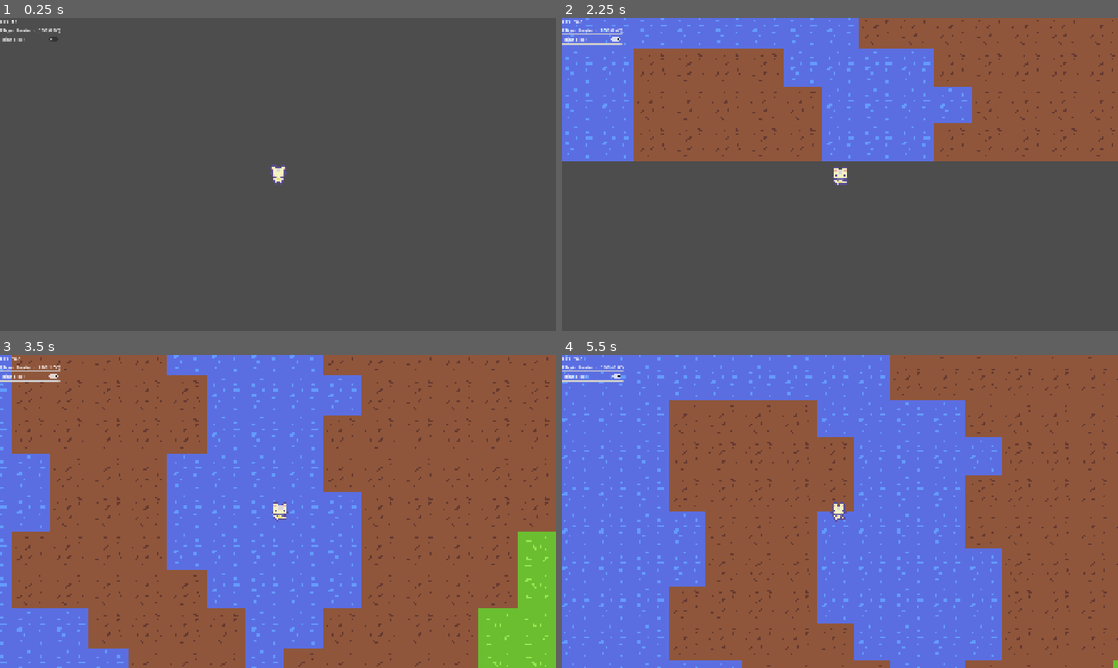
Above: before the commit, frames 1-4 (two rows, left to right).
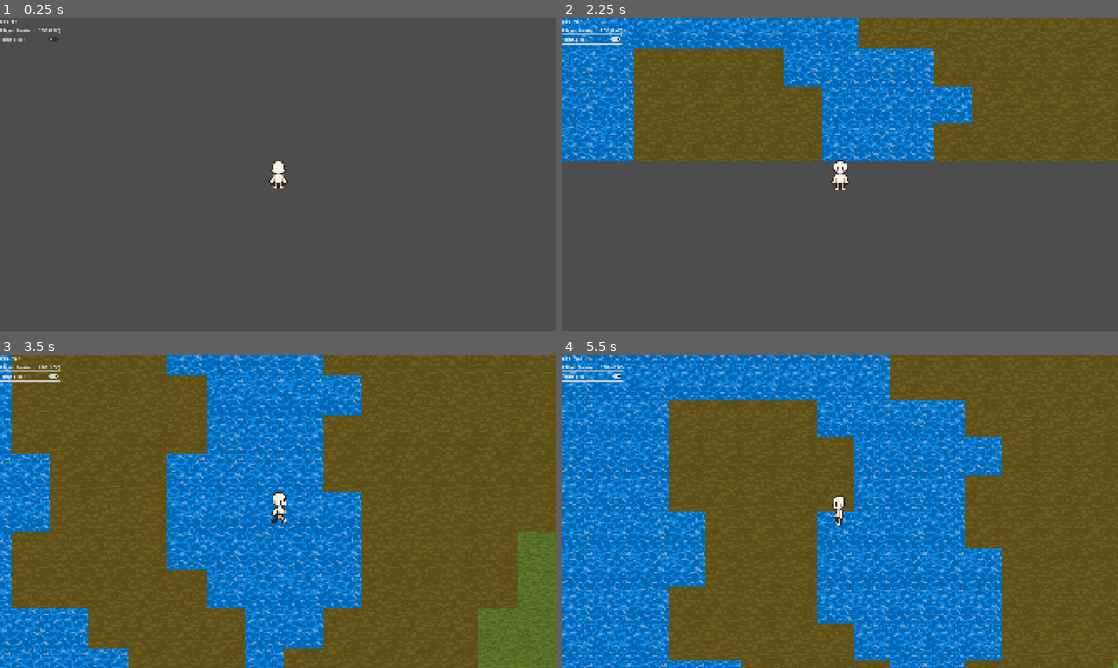
Above: after the commit, the same moments.

Repository: zzxn/rim-lab
Game: Godot game, scene res://scenes/main.tscn
Same seed, same stepped clock (60 frames per second), same inputs: the game is played once before the commit and once after it.
Inputs (mouse positions are in pixels of both pictures, inside the frame that each line leads up to):
- Up to frame 1 (0.25 s): no input
- Up to frame 2 (2.25 s): click "Hint Block" at 0.5 s; move the mouse to (962, 158) at 1.27 s; hold D (move_right) 1.28-2.03 s; hold Mouse wheel up (zoom_in) 1.28-2.03 s; move the mouse to (728, 190) at 2.02 s; hold S (move_down) from 2.03 s (still down); tap Mouse wheel down (zoom_out) at 2.1 s
- Up to frame 3 (3.5 s): move the mouse to (333, 442) at 2.77 s; release S (move_down) at 2.78 s; hold D (move_right) from 2.78 s (still down); hold Mouse wheel up (zoom_in) from 2.78 s (still down)
- Up to frame 4 (5.5 s): move the mouse to (812, 574) at 3.52 s; release D (move_right) at 3.53 s; release Mouse wheel up (zoom_in) at 3.53 s; hold W (move_up) 3.53-4.28 s; tap Mouse wheel down (zoom_out) at 3.6, 5.1 s; move the mouse to (1006, 558) at 4.27 s; hold Mouse wheel up (zoom_in) 4.28-5.03 s; hold A (move_left) from 4.28 s (still down); move the mouse to (673, 464) at 5.02 s

The runs differ from the first frame. In frame 1, 0.2% of the frame differs, in the area x 48-52%, y 45-55%; in frame 2, 45%; in frame 3, 98%; in frame 4, 99%, in the area x 0-100%, y 0-100%.

Commit message:
feat: better tile and player sprite

Diff:
--- a/scenes/main.tscn
+++ b/scenes/main.tscn
@@ -1,54 +1,417 @@
-[gd_scene load_steps=14 format=3 uid="uid://br1ijkgjtu3l1"]
+[gd_scene load_steps=61 format=3 uid="uid://br1ijkgjtu3l1"]
 
 [ext_resource type="Script" uid="uid://cyfhw668q70n1" path="res://scripts/game_controller.gd" id="1_o5qli"]
 [ext_resource type="Script" uid="uid://dg2mu62hjrhtq" path="res://scripts/player.gd" id="4_jyhfs"]
+[ext_resource type="Texture2D" uid="uid://dwed3lpwrygmb" path="res://sprites/player/16x32 Idle-Sheet.png" id="4_o6xl0"]
 [ext_resource type="Script" uid="uid://b2nif2k2amag4" path="res://scripts/debug_info.gd" id="5_tbgi4"]
+[ext_resource type="Texture2D" uid="uid://ci1jera723svv" path="res://sprites/player/16x32 Run Cycle-Sheet.png" id="5_tipki"]
 [ext_resource type="Script" uid="uid://5roew2bk0xk4" path="res://camera_2d.gd" id="6_o6xl0"]
-[ext_resource type="Texture2D" uid="uid://cec6xvbvp5sog" path="res://sprites/player.png" id="6_tefeu"]
 [ext_resource type="TileSet" uid="uid://gkulhukl4y58" path="res://scenes/terrain_tile_set.tres" id="6_tipki"]
 
 [sub_resource type="FastNoiseLite" id="FastNoiseLite_o5qli"]
 seed = 1462195830
 
+[sub_resource type="AtlasTexture" id="AtlasTexture_85g3d"]
+atlas = ExtResource("4_o6xl0")
+region = Rect2(0, 128, 16, 32)
+
+[sub_resource type="AtlasTexture" id="AtlasTexture_choun"]
+atlas = ExtResource("4_o6xl0")
+region = Rect2(16, 128, 16, 32)
+
+[sub_resource type="AtlasTexture" id="AtlasTexture_ya4ey"]
+atlas = ExtResource("4_o6xl0")
+region = Rect2(32, 128, 16, 32)
+
+[sub_resource type="AtlasTexture" id="AtlasTexture_eb6dy"]
+atlas = ExtResource("4_o6xl0")
+region = Rect2(48, 128, 16, 32)
+
+[sub_resource type="AtlasTexture" id="AtlasTexture_5poiv"]
+atlas = ExtResource("4_o6xl0")
+region = Rect2(0, 96, 16, 32)
+
+[sub_resource type="AtlasTexture" id="AtlasTexture_2cjbq"]
+atlas = ExtResource("4_o6xl0")
+region = Rect2(16, 96, 16, 32)
+
+[sub_resource type="AtlasTexture" id="AtlasTexture_chjal"]
+atlas = ExtResource("4_o6xl0")
+region = Rect2(32, 96, 16, 32)
+
+[sub_resource type="AtlasTexture" id="AtlasTexture_cjqg0"]
+atlas = ExtResource("4_o6xl0")
+region = Rect2(48, 96, 16, 32)
+
+[sub_resource type="AtlasTexture" id="AtlasTexture_trceg"]
+atlas = ExtResource("4_o6xl0")
+region = Rect2(0, 0, 16, 32)
+
+[sub_resource type="AtlasTexture" id="AtlasTexture_a8y0u"]
+atlas = ExtResource("4_o6xl0")
+region = Rect2(16, 0, 16, 32)
+
+[sub_resource type="AtlasTexture" id="AtlasTexture_jkv2x"]
+atlas = ExtResource("4_o6xl0")
+region = Rect2(32, 0, 16, 32)
+
+[sub_resource type="AtlasTexture" id="AtlasTexture_jbj1t"]
+atlas = ExtResource("4_o6xl0")
+region = Rect2(48, 0, 16, 32)
+
 [sub_resource type="AtlasTexture" id="AtlasTexture_o6xl0"]
-atlas = ExtResource("6_tefeu")
-region = Rect2(0, 0, 48, 48)
+atlas = ExtResource("4_o6xl0")
+region = Rect2(0, 32, 16, 32)
 
 [sub_resource type="AtlasTexture" id="AtlasTexture_tipki"]
-atlas = ExtResource("6_tefeu")
-region = Rect2(48, 0, 48, 48)
-
-[sub_resource type="AtlasTexture" id="AtlasTexture_85g3d"]
-atlas = ExtResource("6_tefeu")
-region = Rect2(96, 0, 48, 48)
-
-[sub_resource type="AtlasTexture" id="AtlasTexture_choun"]
-atlas = ExtResource("6_tefeu")
-region = Rect2(144, 0, 48, 48)
+atlas = ExtResource("4_o6xl0")
+region = Rect2(16, 32, 16, 32)
+
+[sub_resource type="AtlasTexture" id="AtlasTexture_c6pm6"]
+atlas = ExtResource("4_o6xl0")
+region = Rect2(32, 32, 16, 32)
+
+[sub_resource type="AtlasTexture" id="AtlasTexture_5he1u"]
+atlas = ExtResource("4_o6xl0")
+region = Rect2(48, 32, 16, 32)
+
+[sub_resource type="AtlasTexture" id="AtlasTexture_muem4"]
+atlas = ExtResource("4_o6xl0")
+region = Rect2(0, 64, 16, 32)
+
+[sub_resource type="AtlasTexture" id="AtlasTexture_dp3eg"]
+atlas = ExtResource("4_o6xl0")
+region = Rect2(16, 64, 16, 32)
+
+[sub_resource type="AtlasTexture" id="AtlasTexture_0ld40"]
+atlas = ExtResource("4_o6xl0")
+region = Rect2(32, 64, 16, 32)
+
+[sub_resource type="AtlasTexture" id="AtlasTexture_gqmmt"]
+atlas = ExtResource("4_o6xl0")
+region = Rect2(48, 64, 16, 32)
+
+[sub_resource type="AtlasTexture" id="AtlasTexture_yc10j"]
+atlas = ExtResource("5_tipki")
+region = Rect2(0, 128, 16, 32)
+
+[sub_resource type="AtlasTexture" id="AtlasTexture_jscy8"]
+atlas = ExtResource("5_tipki")
+region = Rect2(16, 128, 16, 32)
+
+[sub_resource type="AtlasTexture" id="AtlasTexture_pm3ni"]
+atlas = ExtResource("5_tipki")
+region = Rect2(32, 128, 16, 32)
+
+[sub_resource type="AtlasTexture" id="AtlasTexture_y6deb"]
+atlas = ExtResource("5_tipki")
+region = Rect2(48, 128, 16, 32)
+
+[sub_resource type="AtlasTexture" id="AtlasTexture_og1vs"]
+atlas = ExtResource("5_tipki")
+region = Rect2(64, 128, 16, 32)
+
+[sub_resource type="AtlasTexture" id="AtlasTexture_2wyq8"]
+atlas = ExtResource("5_tipki")
+region = Rect2(80, 128, 16, 32)
+
+[sub_resource type="AtlasTexture" id="AtlasTexture_vchkt"]
+atlas = ExtResource("5_tipki")
+region = Rect2(0, 96, 16, 32)
+
+[sub_resource type="AtlasTexture" id="AtlasTexture_txyw0"]
+atlas = ExtResource("5_tipki")
+region = Rect2(16, 96, 16, 32)
+
+[sub_resource type="AtlasTexture" id="AtlasTexture_vc5cj"]
+atlas = ExtResource("5_tipki")
+region = Rect2(32, 96, 16, 32)
+
+[sub_resource type="AtlasTexture" id="AtlasTexture_nvyfr"]
+atlas = ExtResource("5_tipki")
+region = Rect2(48, 96, 16, 32)
+
+[sub_resource type="AtlasTexture" id="AtlasTexture_ty1g6"]
+atlas = ExtResource("5_tipki")
+region = Rect2(64, 96, 16, 32)
+
+[sub_resource type="AtlasTexture" id="AtlasTexture_j2jfr"]
+atlas = ExtResource("5_tipki")
+region = Rect2(80, 96, 16, 32)
+
+[sub_resource type="AtlasTexture" id="AtlasTexture_vxglm"]
+atlas = ExtResource("5_tipki")
+region = Rect2(0, 0, 16, 32)
+
+[sub_resource type="AtlasTexture" id="AtlasTexture_2f3dj"]
+atlas = ExtResource("5_tipki")
+region = Rect2(16, 0, 16, 32)
+
+[sub_resource type="AtlasTexture" id="AtlasTexture_yq6so"]
+atlas = ExtResource("5_tipki")
+region = Rect2(32, 0, 16, 32)
+
+[sub_resource type="AtlasTexture" id="AtlasTexture_fv21b"]
+atlas = ExtResource("5_tipki")
+region = Rect2(48, 0, 16, 32)
+
+[sub_resource type="AtlasTexture" id="AtlasTexture_tel4y"]
+atlas = ExtResource("5_tipki")
+region = Rect2(64, 0, 16, 32)
+
+[sub_resource type="AtlasTexture" id="AtlasTexture_qkpxi"]
+atlas = ExtResource("5_tipki")
+region = Rect2(80, 0, 16, 32)
+
+[sub_resource type="AtlasTexture" id="AtlasTexture_bjg73"]
+atlas = ExtResource("5_tipki")
+region = Rect2(0, 32, 16, 32)
+
+[sub_resource type="AtlasTexture" id="AtlasTexture_bu4jf"]
+atlas = ExtResource("5_tipki")
+region = Rect2(16, 32, 16, 32)
+
+[sub_resource type="AtlasTexture" id="AtlasTexture_o7ddy"]
+atlas = ExtResource("5_tipki")
+region = Rect2(32, 32, 16, 32)
+
+[sub_resource type="AtlasTexture" id="AtlasTexture_0loja"]
+atlas = ExtResource("5_tipki")
+region = Rect2(48, 32, 16, 32)
+
+[sub_resource type="AtlasTexture" id="AtlasTexture_ids8r"]
+atlas = ExtResource("5_tipki")
+region = Rect2(64, 32, 16, 32)
+
+[sub_resource type="AtlasTexture" id="AtlasTexture_dnhof"]
+atlas = ExtResource("5_tipki")
+region = Rect2(80, 32, 16, 32)
+
+[sub_resource type="AtlasTexture" id="AtlasTexture_5q0nq"]
+atlas = ExtResource("5_tipki")
+region = Rect2(0, 64, 16, 32)
+
+[sub_resource type="AtlasTexture" id="AtlasTexture_dgi5k"]
+atlas = ExtResource("5_tipki")
+region = Rect2(16, 64, 16, 32)
+
+[sub_resource type="AtlasTexture" id="AtlasTexture_j8jky"]
+atlas = ExtResource("5_tipki")
+region = Rect2(32, 64, 16, 32)
+
+[sub_resource type="AtlasTexture" id="AtlasTexture_kmb1v"]
+atlas = ExtResource("5_tipki")
+region = Rect2(48, 64, 16, 32)
+
+[sub_resource type="AtlasTexture" id="AtlasTexture_fuf3a"]
+atlas = ExtResource("5_tipki")
+region = Rect2(64, 64, 16, 32)
+
+[sub_resource type="AtlasTexture" id="AtlasTexture_pibwh"]
+atlas = ExtResource("5_tipki")
+region = Rect2(80, 64, 16, 32)
 
 [sub_resource type="SpriteFrames" id="SpriteFrames_ya4ey"]
 animations = [{
 "frames": [{
 "duration": 1.0,
+"texture": SubResource("AtlasTexture_85g3d")
+}, {
+"duration": 1.0,
+"texture": SubResource("AtlasTexture_choun")
+}, {
+"duration": 1.0,
+"texture": SubResource("AtlasTexture_ya4ey")
+}, {
+"duration": 1.0,
+"texture": SubResource("AtlasTexture_eb6dy")
+}],
+"loop": true,
+"name": &"idle-back",
+"speed": 10.0
+}, {
+"frames": [{
+"duration": 1.0,
+"texture": SubResource("AtlasTexture_5poiv")
+}, {
+"duration": 1.0,
+"texture": SubResource("AtlasTexture_2cjbq")
+}, {
+"duration": 1.0,
+"texture": SubResource("AtlasTexture_chjal")
+}, {
+"duration": 1.0,
+"texture": SubResource("AtlasTexture_cjqg0")
+}],
+"loop": true,
+"name": &"idle-back-side",
+"speed": 10.0
+}, {
+"frames": [{
+"duration": 1.0,
+"texture": SubResource("AtlasTexture_trceg")
+}, {
+"duration": 1.0,
+"texture": SubResource("AtlasTexture_a8y0u")
+}, {
+"duration": 1.0,
+"texture": SubResource("AtlasTexture_jkv2x")
+}, {
+"duration": 1.0,
+"texture": SubResource("AtlasTexture_jbj1t")
+}],
+"loop": true,
+"name": &"idle-front",
+"speed": 10.0
+}, {
+"frames": [{
+"duration": 1.0,
 "texture": SubResource("AtlasTexture_o6xl0")
 }, {
 "duration": 1.0,
 "texture": SubResource("AtlasTexture_tipki")
-}],
-"loop": true,
-"name": &"idle",
-"speed": 5.0
-}, {
-"frames": [{
-"duration": 1.0,
-"texture": SubResource("AtlasTexture_85g3d")
-}, {
-"duration": 1.0,
-"texture": SubResource("AtlasTexture_choun")
-}],
-"loop": true,
-"name": &"run",
-"speed": 5.0
+}, {
+"duration": 1.0,
+"texture": SubResource("AtlasTexture_c6pm6")
+}, {
+"duration": 1.0,
+"texture": SubResource("AtlasTexture_5he1u")
+}],
+"loop": true,
+"name": &"idle-front-side",
+"speed": 10.0
+}, {
+"frames": [{
+"duration": 1.0,
+"texture": SubResource("AtlasTexture_muem4")
+}, {
+"duration": 1.0,
+"texture": SubResource("AtlasTexture_dp3eg")
+}, {
+"duration": 1.0,
+"texture": SubResource("AtlasTexture_0ld40")
+}, {
+"duration": 1.0,
+"texture": SubResource("AtlasTexture_gqmmt")
+}],
+"loop": true,
+"name": &"idle-side",
+"speed": 10.0
+}, {
+"frames": [{
+"duration": 1.0,
+"texture": SubResource("AtlasTexture_yc10j")
+}, {
+"duration": 1.0,
+"texture": SubResource("AtlasTexture_jscy8")
+}, {
+"duration": 1.0,
+"texture": SubResource("AtlasTexture_pm3ni")
+}, {
+"duration": 1.0,
+"texture": SubResource("AtlasTexture_y6deb")
+}, {
+"duration": 1.0,
+"texture": SubResource("AtlasTexture_og1vs")
+}, {
+"duration": 1.0,
+"texture": SubResource("AtlasTexture_2wyq8")
+}],
+"loop": true,
+"name": &"run-back",
+"speed": 10.0
+}, {
+"frames": [{
+"duration": 1.0,
+"texture": SubResource("AtlasTexture_vchkt")
+}, {
+"duration": 1.0,
+"texture": SubResource("AtlasTexture_txyw0")
+}, {
+"duration": 1.0,
+"texture": SubResource("AtlasTexture_vc5cj")
+}, {
+"duration": 1.0,
+"texture": SubResource("AtlasTexture_nvyfr")
+}, {
+"duration": 1.0,
+"texture": SubResource("AtlasTexture_ty1g6")
+}, {
+"duration": 1.0,
+"texture": SubResource("AtlasTexture_j2jfr")
+}],
+"loop": true,
+"name": &"run-back-side",
+"speed": 10.0
+}, {
+"frames": [{
+"duration": 1.0,
+"texture": SubResource("AtlasTexture_vxglm")
+}, {
+"duration": 1.0,
+"texture": SubResource("AtlasTexture_2f3dj")
+}, {
+"duration": 1.0,
+"texture": SubResource("AtlasTexture_yq6so")
+}, {
+"duration": 1.0,
+"texture": SubResource("AtlasTexture_fv21b")
+}, {
+"duration": 1.0,
+"texture": SubResource("AtlasTexture_tel4y")
+}, {
+"duration": 1.0,
+"texture": SubResource("AtlasTexture_qkpxi")
+}],
+"loop": true,
+"name": &"run-front",
+"speed": 10.0
+}, {
+"frames": [{
+"duration": 1.0,
+"texture": SubResource("AtlasTexture_bjg73")
+}, {
+"duration": 1.0,
+"texture": SubResource("AtlasTexture_bu4jf")
+}, {
+"duration": 1.0,
+"texture": SubResource("AtlasTexture_o7ddy")
+}, {
+"duration": 1.0,
+"texture": SubResource("AtlasTexture_0loja")
+}, {
+"duration": 1.0,
+"texture": SubResource("AtlasTexture_ids8r")
+}, {
+"duration": 1.0,
+"texture": SubResource("AtlasTexture_dnhof")
+}],
+"loop": true,
+"name": &"run-front-side",
+"speed": 10.0
+}, {
+"frames": [{
+"duration": 1.0,
+"texture": SubResource("AtlasTexture_5q0nq")
+}, {
+"duration": 1.0,
+"texture": SubResource("AtlasTexture_dgi5k")
+}, {
+"duration": 1.0,
+"texture": SubResource("AtlasTexture_j8jky")
+}, {
+"duration": 1.0,
+"texture": SubResource("AtlasTexture_kmb1v")
+}, {
+"duration": 1.0,
+"texture": SubResource("AtlasTexture_fuf3a")
+}, {
+"duration": 1.0,
+"texture": SubResource("AtlasTexture_pibwh")
+}],
+"loop": true,
+"name": &"run-side",
+"speed": 10.0
 }]
 
 [sub_resource type="CircleShape2D" id="CircleShape2D_jyhfs"]
@@ -72,10 +435,10 @@
 script = ExtResource("6_o6xl0")
 
 [node name="AnimatedSprite2D" type="AnimatedSprite2D" parent="Player"]
+position = Vector2(0, -5)
 sprite_frames = SubResource("SpriteFrames_ya4ey")
-animation = &"idle"
-autoplay = "idle"
-frame_progress = 0.459379
+animation = &"idle-front-side"
+autoplay = "idle-front"
 
 [node name="CollisionShape2D" type="CollisionShape2D" parent="Player"]
 shape = SubResource("CircleShape2D_jyhfs")
--- a/scenes/terrain_tile_set.tres
+++ b/scenes/terrain_tile_set.tres
@@ -1,26 +1,328 @@
-[gd_resource type="TileSet" load_steps=7 format=3 uid="uid://gkulhukl4y58"]
+[gd_resource type="TileSet" load_steps=3 format=3 uid="uid://gkulhukl4y58"]
 
-[ext_resource type="Texture2D" uid="uid://dj7yrl2of5014" path="res://sprites/dirt.png" id="1_mmh60"]
-[ext_resource type="Texture2D" uid="uid://s2ehsvuesepo" path="res://sprites/grass.png" id="2_wuhxn"]
-[ext_resource type="Texture2D" uid="uid://yotwhiqdljie" path="res://sprites/water.png" id="3_roadc"]
+[ext_resource type="Texture2D" uid="uid://b2rn32rl73v22" path="res://sprites/outdoor.png" id="1_uq6x2"]
 
-[sub_resource type="TileSetAtlasSource" id="TileSetAtlasSource_tipki"]
-texture = ExtResource("1_mmh60")
+[sub_resource type="TileSetAtlasSource" id="TileSetAtlasSource_w8bvu"]
+texture = ExtResource("1_uq6x2")
 texture_region_size = Vector2i(32, 32)
 0:0/0 = 0
-
-[sub_resource type="TileSetAtlasSource" id="TileSetAtlasSource_85g3d"]
-texture = ExtResource("2_wuhxn")
-texture_region_size = Vector2i(32, 32)
-0:0/0 = 0
-
-[sub_resource type="TileSetAtlasSource" id="TileSetAtlasSource_choun"]
-texture = ExtResource("3_roadc")
-texture_region_size = Vector2i(32, 32)
-0:0/0 = 0
+0:1/0 = 0
+1:1/0 = 0
+2:1/0 = 0
+3:1/0 = 0
+4:1/0 = 0
+5:1/0 = 0
+6:1/0 = 0
+7:1/0 = 0
+8:1/0 = 0
+9:1/0 = 0
+0:2/0 = 0
+1:2/0 = 0
+2:2/0 = 0
+3:2/0 = 0
+4:2/0 = 0
+5:2/0 = 0
+6:2/0 = 0
+7:2/0 = 0
+8:2/0 = 0
+9:2/0 = 0
+0:3/0 = 0
+1:3/0 = 0
+2:3/0 = 0
+3:3/0 = 0
+4:3/0 = 0
+5:3/0 = 0
+6:3/0 = 0
+7:3/0 = 0
+8:3/0 = 0
+9:3/0 = 0
+0:4/0 = 0
+1:4/0 = 0
+2:4/0 = 0
+3:4/0 = 0
+4:4/0 = 0
+5:4/0 = 0
+6:4/0 = 0
+7:4/0 = 0
+8:4/0 = 0
+9:4/0 = 0
+0:5/0 = 0
+1:5/0 = 0
+2:5/0 = 0
+3:5/0 = 0
+4:5/0 = 0
+5:5/0 = 0
+6:5/0 = 0
+7:5/0 = 0
+8:5/0 = 0
+9:5/0 = 0
+0:6/0 = 0
+1:6/0 = 0
+2:6/0 = 0
+3:6/0 = 0
+4:6/0 = 0
+5:6/0 = 0
+6:6/0 = 0
+7:6/0 = 0
+8:6/0 = 0
+9:6/0 = 0
+0:7/0 = 0
+1:7/0 = 0
+2:7/0 = 0
+3:7/0 = 0
+4:7/0 = 0
+5:7/0 = 0
+6:7/0 = 0
+7:7/0 = 0
+8:7/0 = 0
+9:7/0 = 0
+0:8/0 = 0
+2:8/0 = 0
+3:8/0 = 0
+4:8/0 = 0
+5:8/0 = 0
+6:8/0 = 0
+7:8/0 = 0
+8:8/0 = 0
+9:8/0 = 0
+0:9/0 = 0
+1:9/0 = 0
+2:9/0 = 0
+3:9/0 = 0
+4:9/0 = 0
+5:9/0 = 0
+6:9/0 = 0
+7:9/0 = 0
+8:9/0 = 0
+9:9/0 = 0
+0:10/0 = 0
+1:10/0 = 0
+2:10/0 = 0
+3:10/0 = 0
+4:10/0 = 0
+5:10/0 = 0
+6:10/0 = 0
+7:10/0 = 0
+8:10/0 = 0
+9:10/0 = 0
+0:11/0 = 0
+1:11/0 = 0
+2:11/0 = 0
+3:11/0 = 0
+4:11/0 = 0
+6:11/0 = 0
+7:11/0 = 0
+8:11/0 = 0
+9:11/0 = 0
+0:12/0 = 0
+1:12/0 = 0
+2:12/0 = 0
+3:12/0 = 0
+4:12/0 = 0
+6:12/0 = 0
+7:12/0 = 0
+8:12/0 = 0
+9:12/0 = 0
+0:13/0 = 0
+1:13/0 = 0
+2:13/0 = 0
+3:13/0 = 0
+4:13/0 = 0
+5:13/0 = 0
+6:13/0 = 0
+7:13/0 = 0
+8:13/0 = 0
+0:14/0 = 0
+1:14/0 = 0
+2:14/0 = 0
+3:14/0 = 0
+4:14/0 = 0
+5:14/0 = 0
+6:14/0 = 0
+7:14/0 = 0
+8:14/0 = 0
+9:14/0 = 0
+0:15/0 = 0
+2:15/0 = 0
+3:15/0 = 0
+4:15/0 = 0
+5:15/0 = 0
+6:15/0 = 0
+7:15/0 = 0
+8:15/0 = 0
+9:15/0 = 0
+0:16/0 = 0
+1:16/0 = 0
+2:16/0 = 0
+3:16/0 = 0
+5:16/0 = 0
+6:16/0 = 0
+7:16/0 = 0
+8:16/0 = 0
+9:16/0 = 0
+0:17/0 = 0
+1:17/0 = 0
+2:17/0 = 0
+3:17/0 = 0
+4:17/0 = 0
+5:17/0 = 0
+6:17/0 = 0
+7:17/0 = 0
+8:17/0 = 0
+9:17/0 = 0
+0:18/0 = 0
+1:18/0 = 0
+2:18/0 = 0
+3:18/0 = 0
+4:18/0 = 0
+5:18/0 = 0
+6:18/0 = 0
+7:18/0 = 0
+8:18/0 = 0
+9:18/0 = 0
+0:19/0 = 0
+1:19/0 = 0
+2:19/0 = 0
+3:19/0 = 0
+4:19/0 = 0
+5:19/0 = 0
+6:19/0 = 0
+7:19/0 = 0
+8:19/0 = 0
+9:19/0 = 0
+0:20/0 = 0
+1:20/0 = 0
+2:20/0 = 0
+3:20/0 = 0
+4:20/0 = 0
+5:20/0 = 0
+6:20/0 = 0
+7:20/0 = 0
+8:20/0 = 0
+9:20/0 = 0
+0:21/0 = 0
+1:21/0 = 0
+2:21/0 = 0
+3:21/0 = 0
+4:21/0 = 0
+5:21/0 = 0
+6:21/0 = 0
+7:21/0 = 0
+8:21/0 = 0
+9:21/0 = 0
+0:22/0 = 0
+1:22/0 = 0
+2:22/0 = 0
+3:22/0 = 0
+4:22/0 = 0
+5:22/0 = 0
+6:22/0 = 0
+7:22/0 = 0
+8:22/0 = 0
+9:22/0 = 0
+0:23/0 = 0
+1:23/0 = 0
+2:23/0 = 0
+3:23/0 = 0
+4:23/0 = 0
+5:23/0 = 0
+6:23/0 = 0
+7:23/0 = 0
+8:23/0 = 0
+9:23/0 = 0
+0:24/0 = 0
+1:24/0 = 0
+2:24/0 = 0
+3:24/0 = 0
+4:24/0 = 0
+5:24/0 = 0
+6:24/0 = 0
+7:24/0 = 0
+8:24/0 = 0
+9:24/0 = 0
+0:25/0 = 0
+1:25/0 = 0
+2:25/0 = 0
+3:25/0 = 0
+4:25/0 = 0
+8:25/0 = 0
+9:25/0 = 0
+0:26/0 = 0
+1:26/0 = 0
+2:26/0 = 0
+3:26/0 = 0
+4:26/0 = 0
+0:27/0 = 0
+1:27/0 = 0
+2:27/0 = 0
+3:27/0 = 0
+4:27/0 = 0
+0:28/0 = 0
+1:28/0 = 0
+2:28/0 = 0
+3:28/0 = 0
+4:28/0 = 0
+0:29/0 = 0
+1:29/0 = 0
+2:29/0 = 0
+3:29/0 = 0
+4:29/0 = 0
+5:29/0 = 0
+6:29/0 = 0
+7:29/0 = 0
+8:29/0 = 0
+9:29/0 = 0
+0:30/0 = 0
+1:30/0 = 0
+2:30/0 = 0
+3:30/0 = 0
+4:30/0 = 0
+5:30/0 = 0
+6:30/0 = 0
+7:30/0 = 0
+8:30/0 = 0
+9:30/0 = 0
+0:31/0 = 0
+1:31/0 = 0
+2:31/0 = 0
+3:31/0 = 0
+4:31/0 = 0
+5:31/0 = 0
+6:31/0 = 0
+7:31/0 = 0
+8:31/0 = 0
+9:31/0 = 0
+0:32/0 = 0
+1:32/0 = 0
+2:32/0 = 0
+3:32/0 = 0
+4:32/0 = 0
+5:32/0 = 0
+6:32/0 = 0
+7:32/0 = 0
+8:32/0 = 0
+9:32/0 = 0
+0:33/0 = 0
+1:33/0 = 0
+2:33/0 = 0
+3:33/0 = 0
+4:33/0 = 0
+5:33/0 = 0
+6:33/0 = 0
+7:33/0 = 0
+8:33/0 = 0
+9:33/0 = 0
+0:34/0 = 0
+1:34/0 = 0
+2:34/0 = 0
+3:34/0 = 0
+4:34/0 = 0
+5:34/0 = 0
+6:34/0 = 0
+7:34/0 = 0
+8:34/0 = 0
+9:34/0 = 0
 
 [resource]
 tile_size = Vector2i(32, 32)
-sources/0 = SubResource("TileSetAtlasSource_tipki")
-sources/1 = SubResource("TileSetAtlasSource_85g3d")
-sources/2 = SubResource("TileSetAtlasSource_choun")
+sources/0 = SubResource("TileSetAtlasSource_w8bvu")
--- a/scripts/block.gd
+++ b/scripts/block.gd
@@ -57,11 +57,11 @@
 			var y := block_pos.y * block_size.y + in_y
 			var terrain_type := self.grid_data.get_terrain_type(Vector2i(in_x, in_y))
 			if terrain_type == Globals.Terrain.Dirt:
+				self.tile_map_layer.set_cell(Vector2i(x, y), 0, Vector2i(6, 3))
+				pass
+			elif terrain_type == Globals.Terrain.Grass:
 				self.tile_map_layer.set_cell(Vector2i(x, y), 0, Vector2i(0, 0))
 				pass
-			elif terrain_type == Globals.Terrain.Grass:
-				self.tile_map_layer.set_cell(Vector2i(x, y), 1, Vector2i(0, 0))
+			elif terrain_type == Globals.Terrain.Water:
+				self.tile_map_layer.set_cell(Vector2i(x, y), 0, Vector2i(6, 16))
 				pass
-			elif terrain_type == Globals.Terrain.Water:
-				self.tile_map_layer.set_cell(Vector2i(x, y), 2, Vector2i(0, 0))
-				pass
--- a/scripts/player.gd
+++ b/scripts/player.gd
@@ -4,15 +4,87 @@
 @export var speed := 100
 @onready var animated_sprite: AnimatedSprite2D = $AnimatedSprite2D
 
+var direction = "up" # up down
+
+
+var eight_directions = {
+	Vector2(0, -1): "up",
+	Vector2(0, 1): "down",
+	Vector2(-1, 0): "left",
+	Vector2(1, 0): "right",
+	Vector2(-1, -1).normalized(): "up-left",
+	Vector2(-1, 1).normalized(): "down-left",
+	Vector2(1, -1).normalized(): "up-right",
+	Vector2(1, 1).normalized(): "down-right",
+}
+
 func _physics_process(delta):
 	var input_dir = Input.get_vector("move_left", "move_right", "move_up", "move_down")
 	if input_dir:
 		input_dir = input_dir.normalized()
 		velocity = input_dir * speed
-		animated_sprite.play("run")
+
+		var max_dist = 0.0
+		for vec in eight_directions:
+			var dist = vec.dot(input_dir)
+			if dist > 0 and dist > max_dist:
+				max_dist = dist
+				direction = eight_directions[vec]
+
+
+		match direction:
+			"up":
+				animated_sprite.play("run-back")
+				animated_sprite.flip_h = false
+			"up-left":
+				animated_sprite.play("run-back-side")
+				animated_sprite.flip_h = false
+			"up-right":
+				animated_sprite.play("run-back-side")
+				animated_sprite.flip_h = true
+			"down":
+				animated_sprite.play("run-front")
+				animated_sprite.flip_h = false
+			"down-left":
+				animated_sprite.play("run-front-side")
+				animated_sprite.flip_h = false
+			"down-right":
+				animated_sprite.play("run-front-side")
+				animated_sprite.flip_h = true
+			"left":
+				animated_sprite.play("run-side")
+				animated_sprite.flip_h = false
+			"right":
+				animated_sprite.play("run-side")
+				animated_sprite.flip_h = true
+
 		move_and_slide()
 	else:
-		animated_sprite.play("idle")
+		match direction:
+			"up":
+				animated_sprite.play("idle-back")
+				animated_sprite.flip_h = false
+			"up-left":
+				animated_sprite.play("idle-back-side")
+				animated_sprite.flip_h = false
+			"up-right":
+				animated_sprite.play("idle-back-side")
+				animated_sprite.flip_h = true
+			"down":
+				animated_sprite.play("idle-front")
+				animated_sprite.flip_h = false
+			"down-left":
+				animated_sprite.play("idle-front-side")
+				animated_sprite.flip_h = false
+			"down-right":
+				animated_sprite.play("idle-front-side")
+				animated_sprite.flip_h = true
+			"left":
+				animated_sprite.play("idle-side")
+				animated_sprite.flip_h = false
+			"right":
+				animated_sprite.play("idle-side")
+				animated_sprite.flip_h = true
 
 	if position.x > Globals.MAX_PLAYER_POS:
 		position.x = Globals.MAX_PLAYER_POS
Binary file added: sprites/outdoor.png
Not shown, added: sprites/outdoor.png.import
Not shown, added: sprites/player/16x16 Idle-Sheet.png.import
Binary file added: sprites/player/16x16 Idle.aseprite
Binary file added: sprites/player/16x16 Run Cycle-Sheet.png
Not shown, added: sprites/player/16x16 Run Cycle-Sheet.png.import
Binary file added: sprites/player/16x16 Run Cycle.aseprite
Not shown, added: sprites/player/16x16 Walk Cycle-Sheet.png.import
Binary file added: sprites/player/16x16 Walk Cycle.aseprite
Binary file added: sprites/player/16x32 Idle-Sheet.png
Not shown, added: sprites/player/16x32 Idle-Sheet.png.import
Binary file added: sprites/player/16x32 Idle.aseprite
(and 13 more such lines)
